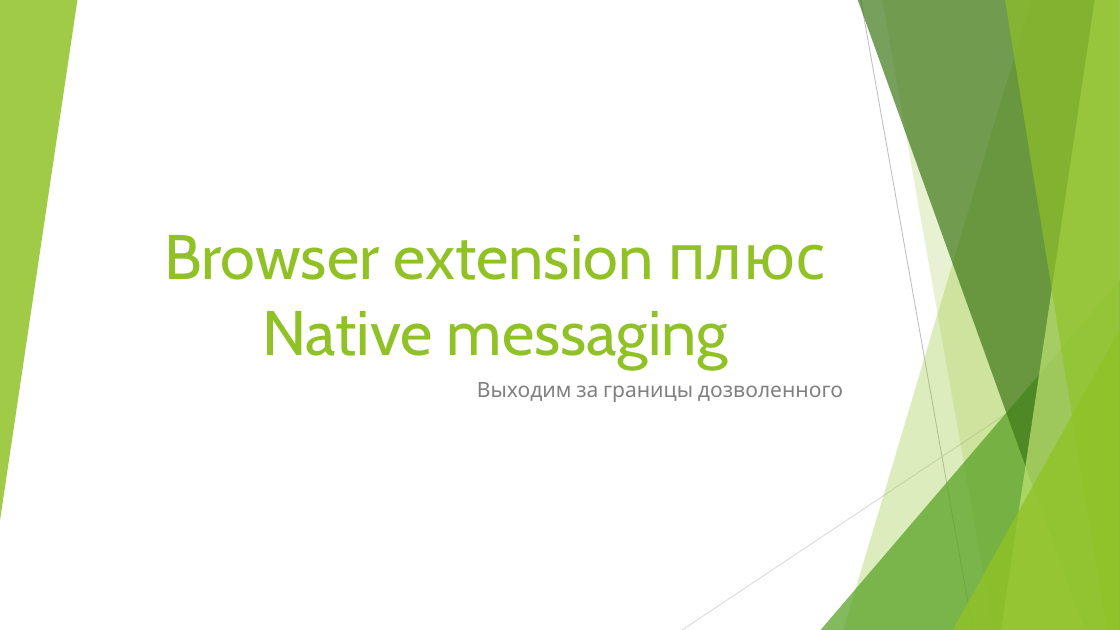
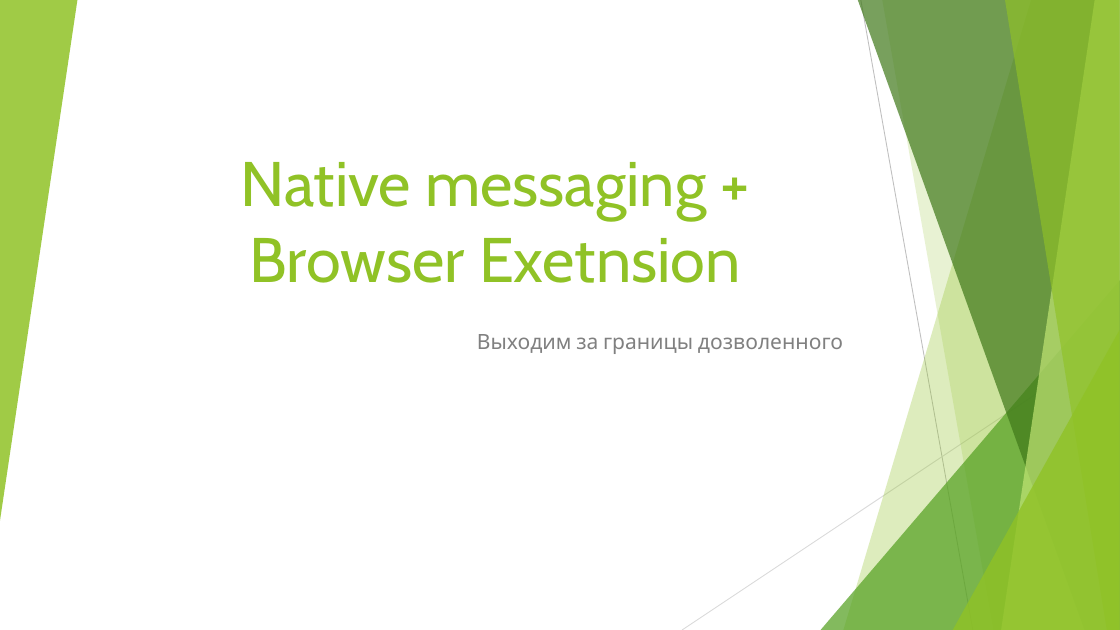
Before and after one commit to croacker/croc-extension-report, a slide deck: slide 1 of report/Presentation.pptx. Drawn at 1120x630 pixels with LibreOffice and Linux fonts; fonts in the diff are those of the drawing. Boxes give left, top, right and bottom in pixels: in the first picture for what was removed or moved away, otherwise in the second. Text is boxed around its words. In the diff, an @@ line names an element or a change of style, - is before the commit and + after.

```diff
--- a/report/Presentation.pptx
+++ b/report/Presentation.pptx
@@ title at (241,162,741,283): text changed @@
-Browser extension плюс Native messaging
+Native messaging + Browser Exetnsion
@@ subtitle "Выходим за границы дозволенного": place and size @@
-subtitle "Выходим за границы дозволенного" at (477,382,843,402)
+subtitle "Выходим за границы дозволенного" at (477,334,843,354)
```
Also in this commit, not shown: 4 slides added, 1 slide removed, 1 other file.
